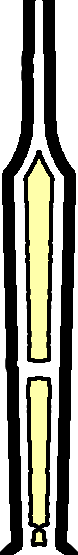
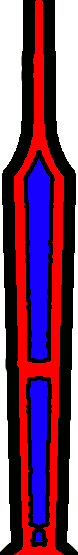
Layered file, before and after one edit (78x555). Changes by layer:
renamed "c_minute_hand.png copy" to "c_minute_hand.png copy #1", painted on it over <box>0,0,78,555</box>
hid "c_minute_hand.png" over <box>0,0,78,555</box>
